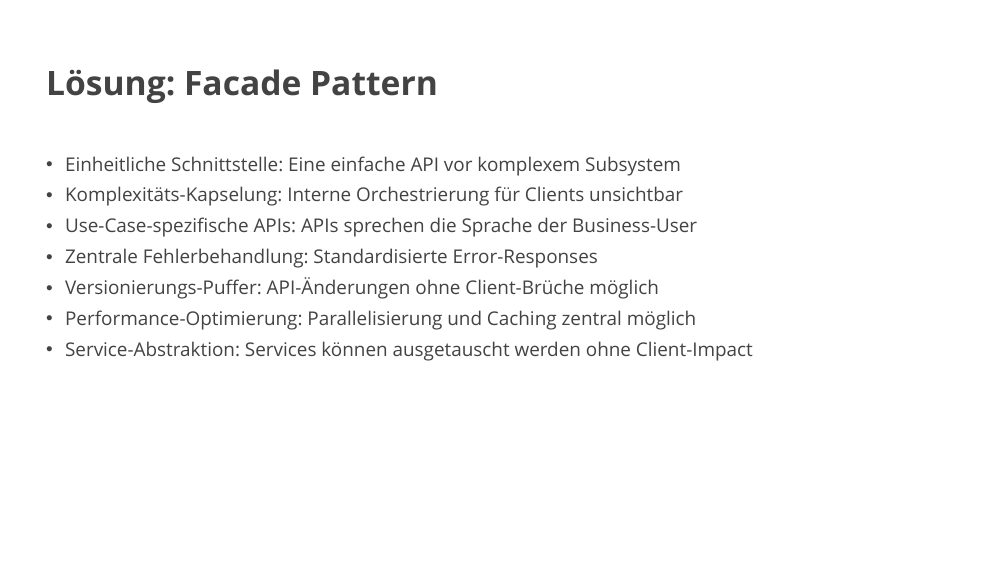
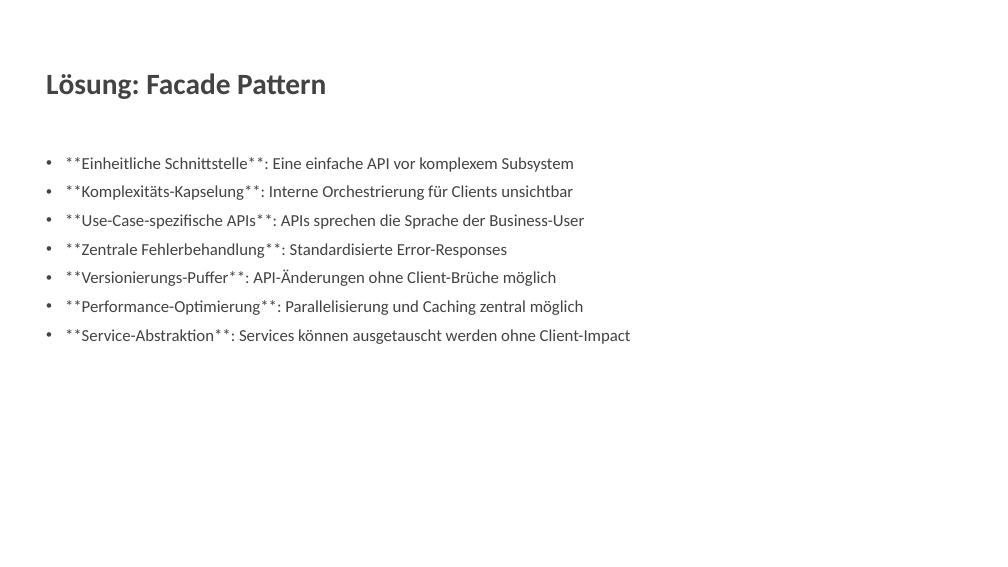
Before and after one commit to vanillacore-net/september-2025-telekom-training, a slide deck: slide 12 of presentations/powerpoint/block2-presentation.pptx. Drawn at 1008x567 pixels with LibreOffice and Linux fonts; fonts in the diff are those of the drawing; background and template pictures are left out. Boxes give left, top, right and bottom in pixels: in the first picture for what was removed or moved away, otherwise in the second. Text is boxed around its words. In the diff, an @@ line names an element or a change of style, - is before the commit and + after.

```diff
--- a/presentations/powerpoint/block2-presentation.pptx
+++ b/presentations/powerpoint/block2-presentation.pptx
@@ title "Lösung: Facade Pattern" at (46, 73, 326, 99): size 32 to 28 pt, font Open Sans to Calibri @@
@@ text at (65, 157, 631, 344): text changed; size 18 to 16 pt; font Open Sans to Calibri @@
-• Einheitliche Schnittstelle: Eine einfache API vor komplexem Subsystem
-• Komplexitäts-Kapselung: Interne Orchestrierung für Clients unsichtbar
-• Use-Case-spezifische APIs: APIs sprechen die Sprache der Business-User
-• Zentrale Fehlerbehandlung: Standardisierte Error-Responses
-• Versionierungs-Puffer: API-Änderungen ohne Client-Brüche möglich
-• Performance-Optimierung: Parallelisierung und Caching zentral möglich
-• Service-Abstraktion: Services können ausgetauscht werden ohne Client-Impact
+• **Einheitliche Schnittstelle**: Eine einfache API vor komplexem Subsystem
+• **Komplexitäts-Kapselung**: Interne Orchestrierung für Clients unsichtbar
+• **Use-Case-spezifische APIs**: APIs sprechen die Sprache der Business-User
+• **Zentrale Fehlerbehandlung**: Standardisierte Error-Responses
+• **Versionierungs-Puffer**: API-Änderungen ohne Client-Brüche möglich
+• **Performance-Optimierung**: Parallelisierung und Caching zentral möglich
+• **Service-Abstraktion**: Services können ausgetauscht werden ohne Client-Impact
```
Also in this commit, not shown: 12 other slides changed, 11 slides added, 11 slides removed.
